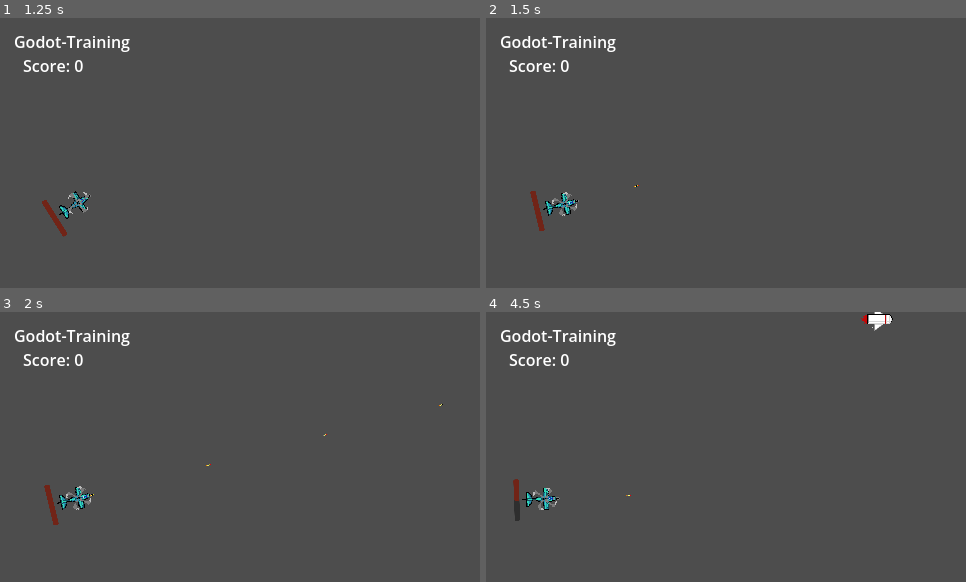
Above: before the commit, frames 1-4 (two rows, left to right).
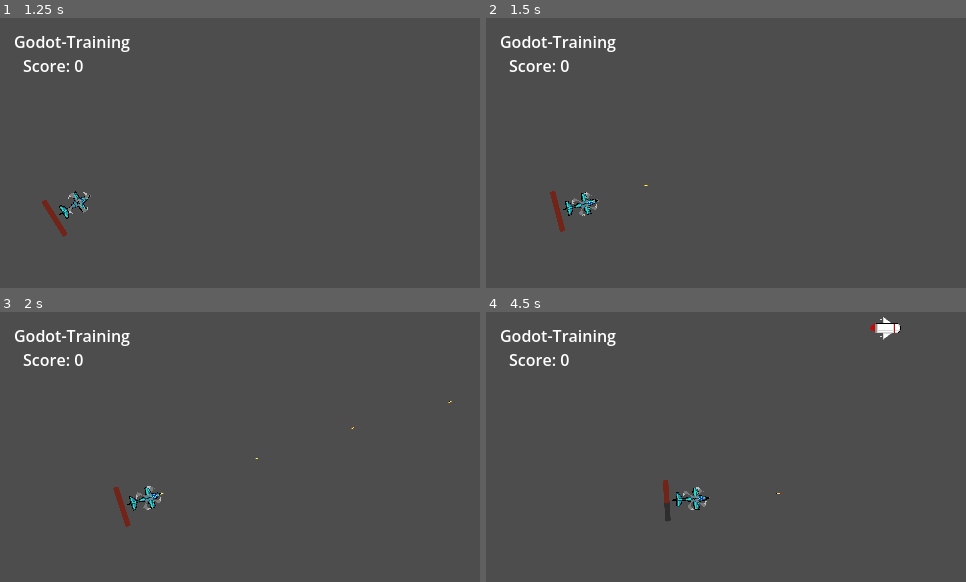
Above: after the commit, the same moments.

Repository: Aceralot/Shots-Fired
Game: Godot game, scene res://Objects/UI/MainMenu.tscn
Two runs of this game, one before a commit and one after it. Both use one fixed random seed, a clock stepped at 60 frames per second and the inputs below.
Inputs (mouse positions are in pixels of both pictures, inside the frame that each line leads up to):
- Up to frame 1 (1.25 s): click "Start" at 0.5 s
- Up to frame 2 (1.5 s): tap Enter at 1.25 s; move the mouse to (831, 139) at 1.27 s; hold D (move_right, bound only after the commit) from 1.28 s (still down); hold Space (shoot) from 1.28 s (still down)
- Up to frame 3 (2 s): keep holding D (move_right, bound only after the commit); keep holding Space (shoot)
- Up to frame 4 (4.5 s): move the mouse to (630, 460) at 2.02 s; release D (move_right, bound only after the commit) at 2.03 s; release Space (shoot) at 2.03 s; hold S (move_down) 2.03-2.78 s; tap Space (shoot) at 2.1, 3.6 s; move the mouse to (774, 387) at 2.77 s; hold D (move_right, bound only after the commit) 2.78-3.53 s; hold Space (shoot) 2.78-3.53 s; move the mouse to (702, 501) at 3.52 s; hold W (move_up) 3.53-4.28 s; move the mouse to (870, 487) at 4.27 s; hold A (move_left) from 4.28 s (still down); hold Space (shoot) from 4.28 s (still down)

Frame 1 is identical in both runs. In frame 2, 0.8% of the frame differs, in the area x 9-34%, y 61-80%; in frame 3, 1.0%; in frame 4, 1.4%, in the area x 5-87%, y 0-78%.

Commit message:
Move Right Fixed
bug fix

Diff:
--- a/project.godot
+++ b/project.godot
@@ -58,11 +58,15 @@
 , Object(InputEventKey,"resource_local_to_scene":false,"resource_name":"","device":0,"window_id":0,"alt_pressed":false,"shift_pressed":false,"ctrl_pressed":false,"meta_pressed":false,"pressed":false,"keycode":0,"physical_keycode":79,"key_label":0,"unicode":0,"location":0,"echo":false,"script":null)
 ])
 }
-" move_right"={
+move_right={
 "deadzone": 0.5,
 "events": Array[InputEvent]([Object(InputEventKey,"resource_local_to_scene":false,"resource_name":"","device":0,"window …(207 unchanged characters)…
 ])
 }
+
+[input_devices]
+
+virtual_controller/ios/enable_controller=true
 
 [physics]
 
@@ -122,6 +126,7 @@
 "type": "file"
 }, {
 "column": 0,
+"current": true,
 "line": 0,
 "path": "res://Scripts/UI/score.gd",
 "type": "file"
